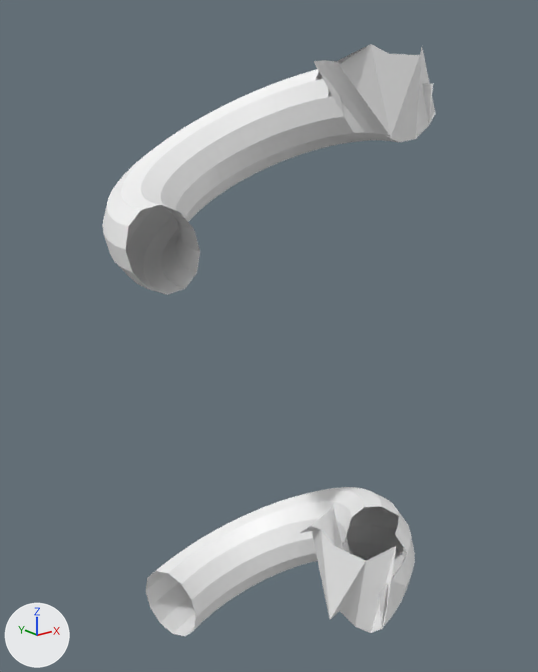
The glTF model src/assets/tunnel.glb as it was, and as the next commit left it.
Before and after are seen from a camera (50 mm lens) standing at (-5.49, -6.69, 7.5) and looking at (0.01, 0.18, 4.75). Every picture has the same lights, and +X, +Y and +Z are marked at lower left. Vertices at the same position are counted once.

Objects in the first picture: 'トーラス.002', 'トーラス.009'.
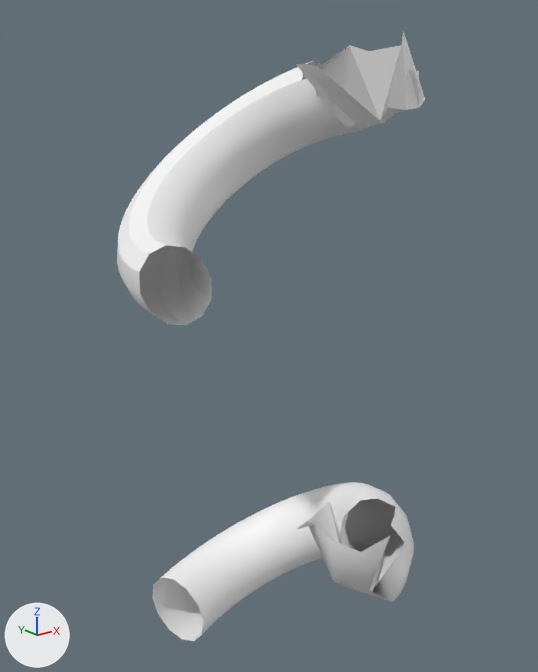
Edits to the bpy script that builds the scene:
```text
Change me_トーラス_009:
    where me_トーラス_009.from_pydata(...)  # 312 vertices, 586 faces; spans x -1.21..1.28, y -0.63..1.25, z -0.25..0.37
    used by ob_トーラス_009; location = (-0.02, -0.03, 6.77); rotation_euler = (-0.157, -0.454, 0.244), in degrees (-9, -26, 14); scale = (1.65, 1.79, 2.0)
    me_トーラス_009 part 1
    me_トーラス_009.vertices[278].co: (0.62, -0.48, -0.12) -> (0.65, -0.49, -0.05)  # pixel (390, 137) -> pixel (380, 120)
    me_トーラス_009.vertices[283].co: (0.68, -0.39, -0.12) -> (0.71, -0.41, -0.03)  # pixel (383, 134) -> pixel (372, 113)
    me_トーラス_009.vertices[284].co: (0.76, -0.44, -0.22) -> (0.82, -0.47, -0.06)  # pixel (399, 142) -> pixel (387, 107)
    me_トーラス_009.vertices[285].co: (0.87, -0.5, -0.25) -> (0.9, -0.52, -0.15)  # pixel (415, 139) -> pixel (405, 110)
    me_トーラス_009.vertices[286].co: (0.97, -0.56, -0.22) -> (0.98, -0.57, -0.19)  # pixel (428, 125) -> pixel (419, 107)
    me_トーラス_009.vertices[290].co: (0.72, -0.3, -0.12) -> (0.75, -0.31, -0.06)  # pixel (374, 133) -> pixel (364, 117)
    me_トーラス_009.vertices[291].co: (0.81, -0.33, -0.22) -> (0.85, -0.36, -0.11)  # pixel (389, 140) -> not seen
    me_トーラス_009.vertices[292].co: (0.92, -0.38, -0.25) -> (0.95, -0.4, -0.18)  # not seen -> pixel (395, 113)
    me_トーラス_009.vertices[293].co: (1.04, -0.43, -0.22) -> (1.04, -0.43, -0.2)
    me_トーラス_009.vertices[298].co: (0.76, -0.2, -0.12) -> (0.76, -0.21, -0.11)  # pixel (364, 132) -> pixel (356, 125)
    me_トーラス_009.vertices[299].co: (0.85, -0.23, -0.22) -> (0.86, -0.23, -0.19)  # pixel (378, 140) -> pixel (370, 126)
    me_トーラス_009.vertices[300].co: (0.97, -0.26, -0.25) -> (0.97, -0.26, -0.24)  # not seen -> pixel (384, 122)
    me_トーラス_009.vertices[301].co: (1.09, -0.29, -0.22) -> (1.1, -0.29, -0.22)
Change me_トーラス_011:
    where me_トーラス_011.from_pydata(...)  # 312 vertices, 586 faces; spans x -1.21..1.28, y -0.63..1.25, z -0.25..0.37
    used by ob_トーラス_002; location = (-0.56, -0.37, 1.67); rotation_euler = (-0.157, -0.454, -0.855), in degrees (-9, -26, -49); scale = (1.6, 1.75, 2.0)
    me_トーラス_011 part 2
    me_トーラス_011.vertices[2].co: (0.88, 0.0, 0.22) -> (0.85, 0.0, 0.23)  # pixel (349, 524) -> pixel (343, 517)
    me_トーラス_011.vertices[3].co: (0.78, 0.0, 0.12) -> (0.77, 0.01, 0.14)  # pixel (344, 541) -> pixel (340, 534)
    me_トーラス_011.vertices[4].co: (0.75, 0.0, 0.0) -> (0.71, 0.05, 0.02)
    me_トーラス_011.vertices[278].co: (0.62, -0.48, -0.12) -> (0.74, -0.44, 0.03)  # pixel (329, 619) -> pixel (333, 581)
    me_トーラス_011.vertices[281].co: (1.03, -0.61, -0.16) -> (0.98, -0.51, -0.05)  # pixel (384, 621) -> pixel (369, 588)
    me_トーラス_011.vertices[283].co: (0.68, -0.39, -0.12) -> (0.74, -0.38, -0.01)  # pixel (339, 611) -> pixel (338, 582)
    me_トーラス_011.vertices[284].co: (0.76, -0.44, -0.22) -> (0.84, -0.43, -0.05)  # pixel (355, 626) -> pixel (353, 589)
    me_トーラス_011.vertices[285].co: (0.87, -0.5, -0.25) -> (0.97, -0.46, -0.11)  # pixel (370, 633) -> pixel (374, 594)
    me_トーラス_011.vertices[286].co: (0.97, -0.56, -0.22) -> (0.98, -0.49, -0.08)  # pixel (382, 628) -> pixel (372, 591)
    me_トーラス_011.vertices[290].co: (0.72, -0.3, -0.12) -> (0.64, -0.2, 0.0)  # not seen -> pixel (330, 573)
    me_トーラス_011.vertices[291].co: (0.81, -0.33, -0.22) -> (0.87, -0.33, -0.1)
    me_トーラス_011.vertices[292].co: (0.92, -0.38, -0.25) -> (0.96, -0.38, -0.17)  # not seen -> pixel (380, 598)
    me_トーラス_011.vertices[293].co: (1.04, -0.43, -0.22) -> (1.05, -0.43, -0.2)  # pixel (392, 615) -> pixel (392, 602)
    me_トーラス_011.vertices[296].co: (0.76, -0.21, 0.13) -> (0.82, -0.03, 0.2)  # not seen -> pixel (340, 524)
    me_トーラス_011.vertices[298].co: (0.76, -0.2, -0.12) -> (0.71, -0.15, 0.04)
    me_トーラス_011.vertices[299].co: (0.85, -0.23, -0.22) -> (0.86, -0.23, -0.18)
    me_トーラス_011.vertices[300].co: (0.97, -0.26, -0.25) -> (0.97, -0.26, -0.24)
    me_トーラス_011.vertices[305].co: (0.78, -0.1, 0.12) -> (0.76, 0.01, 0.15)  # pixel (341, 547) -> pixel (339, 532)
    me_トーラス_011.vertices[306].co: (0.74, -0.1, 0.0) -> (0.68, 0.02, 0.04)
    me_トーラス_011.vertices[307].co: (0.78, -0.1, -0.12) -> (0.69, -0.05, -0.06)
    me_トーラス_011 part 3: the surface is now shaded smooth
Change ob_トーラス_009:
    ob_トーラス_009.location: (-0.02, -0.03, 6.77) -> (0.04, 0.1, 6.59)
    ob_トーラス_009.rotation_euler: (-0.157, -0.454, 0.244) -> (-0.209, -0.646, 0.244)  # degrees (-9, -26, 14) -> degrees (-12, -37, 14)
Change ob_トーラス_002:
    ob_トーラス_002.location: (-0.56, -0.37, 1.67) -> (-0.51, -0.37, 1.66)
    ob_トーラス_002.rotation_euler: (-0.157, -0.454, -0.855) -> (-0.157, -0.524, -0.855)  # degrees (-9, -26, -49) -> degrees (-9, -30, -49)
```

Changed parts and their boxes (x1, y1, x2, y2) in the pictures (538 x 672 px; the box of a moved part takes in the faces that stretch with it):
'トーラス.009', reshaped, moved, turned: before (102, 44, 436, 295); after (117, 31, 425, 325)
'トーラス.002', reshaped, moved, turned: before (146, 487, 415, 636); after (152, 482, 414, 641)
part 1 of me_トーラス_009, moved or reshaped: before (314, 44, 436, 142); after (296, 31, 425, 131)
part 2 of me_トーラス_011, moved or reshaped: before (311, 506, 406, 633); after (307, 501, 405, 602)
